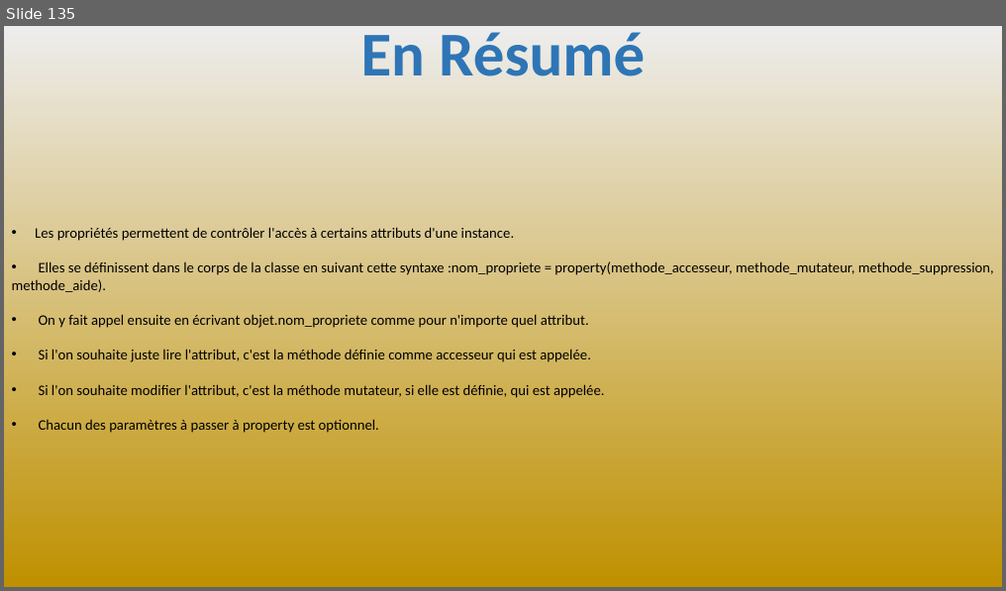
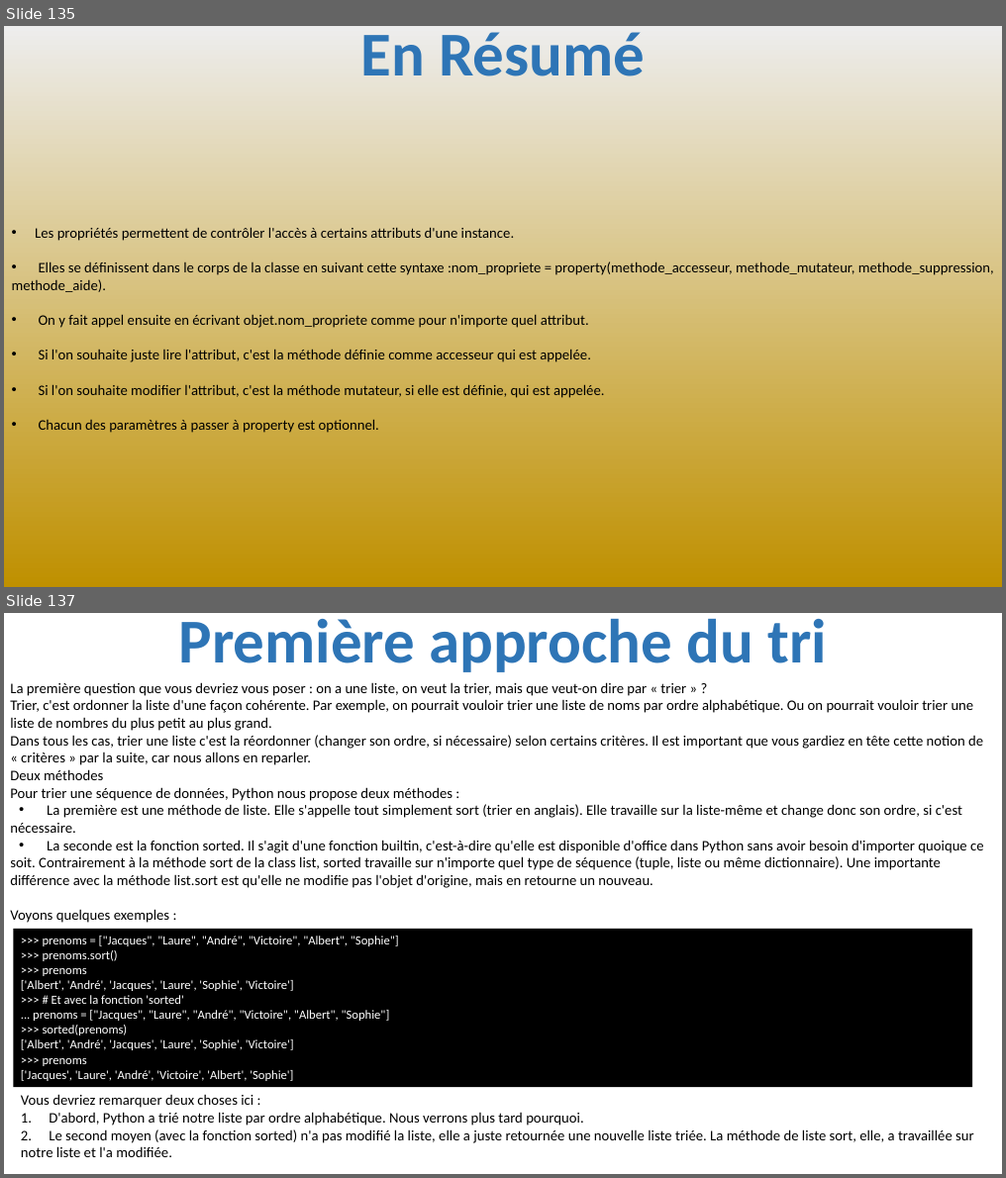
Before and after one commit to julienPalleau/PythonDoc, a slide deck: Python-resume.pptx. Shown one above the other, each under a label of ours: slide 135 before the commit, slides 135 and 137 after it; the slides between them are not shown. The pictures are 1006x591 and 1006x1178 pixels, drawn with LibreOffice and Linux fonts; fonts in the diff are those of the drawing. Boxes give left, top, right and bottom in pixels: in the first picture for what was removed or moved away, otherwise in the second. Text is boxed around its words. In the diff, an @@ line names an element or a change of style, - is before the commit and + after.

```diff
--- a/Python-resume.pptx
+++ b/Python-resume.pptx
@@ slide 137 added at [4, 613, 1002, 1174], background #FFFFFF @@
@@ title added at [179, 618, 827, 672], 60 pt, text #2E75B6, bold @@
+Première approche du tri
@@ text added at [10, 682, 984, 923], 14 pt, text #000000 @@
+La première question que vous devriez vous poser : on a une liste, on veut la trier, mais que veut-on dire par « trier » ?
+Trier, c'est ordonner la liste d'une façon cohérente. Par exemple, on pourrait vouloir trier une liste de noms par ordre alphabétique. Ou on pourrait vouloir trier une
+liste de nombres du plus petit au plus grand.
+Dans tous les cas, trier une liste c'est la réordonner (changer son ordre, si nécessaire) selon certains critères. Il est important que vous gardiez en tête cette notion de
+« critères » par la suite, car nous allons en reparler.
+Deux méthodes
+Pour trier une séquence de données, Python nous propose deux méthodes :
+• La première est une méthode de liste. Elle s'appelle tout simplement sort (trier en anglais). Elle travaille sur la liste-même et change donc son ordre, si c'est
+nécessaire.
+• La seconde est la fonction sorted. Il s'agit d'une fonction builtin, c'est-à-dire qu'elle est disponible d'office dans Python sans avoir besoin d'importer quoique ce
+soit. Contrairement à la méthode sort de la class list, sorted travaille sur n'importe quel type de séquence (tuple, liste ou même dictionnaire). Une importante
+différence avec la méthode list.sort est qu'elle ne modifie pas l'objet d'origine, mais en retourne un nouveau.
+Voyons quelques exemples :
@@ rectangle added at [14, 929, 973, 1087], fill #000000, 12 pt, text #FFFFFF @@
+>>> prenoms = ["Jacques", "Laure", "André", "Victoire", "Albert", "Sophie"]
+>>> prenoms.sort()
+>>> prenoms
+['Albert', 'André', 'Jacques', 'Laure', 'Sophie', 'Victoire']
+>>> # Et avec la fonction 'sorted'
+... prenoms = ["Jacques", "Laure", "André", "Victoire", "Albert", "Sophie"]
+>>> sorted(prenoms)
+['Albert', 'André', 'Jacques', 'Laure', 'Sophie', 'Victoire']
+>>> prenoms
+['Jacques', 'Laure', 'André', 'Victoire', 'Albert', 'Sophie']
@@ text added at [21, 1094, 974, 1157], 14 pt, text #000000 @@
+Vous devriez remarquer deux choses ici :
+1. D'abord, Python a trié notre liste par ordre alphabétique. Nous verrons plus tard pourquoi.
+2. Le second moyen (avec la fonction sorted) n'a pas modifié la liste, elle a juste retournée une nouvelle liste triée. La méthode de liste sort, elle, a travaillée sur
+notre liste et l'a modifiée.
```
Also in this commit, not shown: 18 other slides added.
